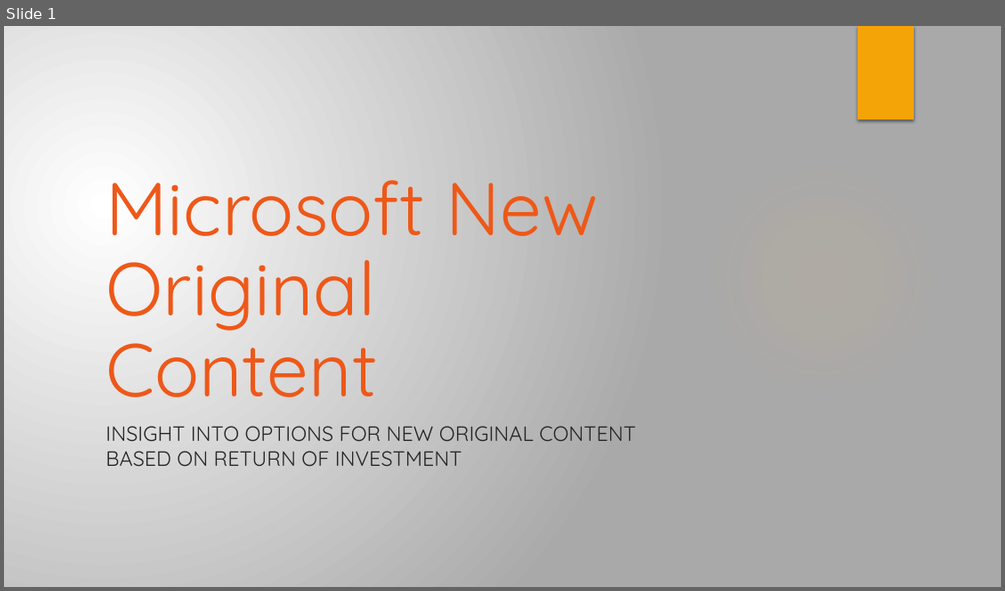
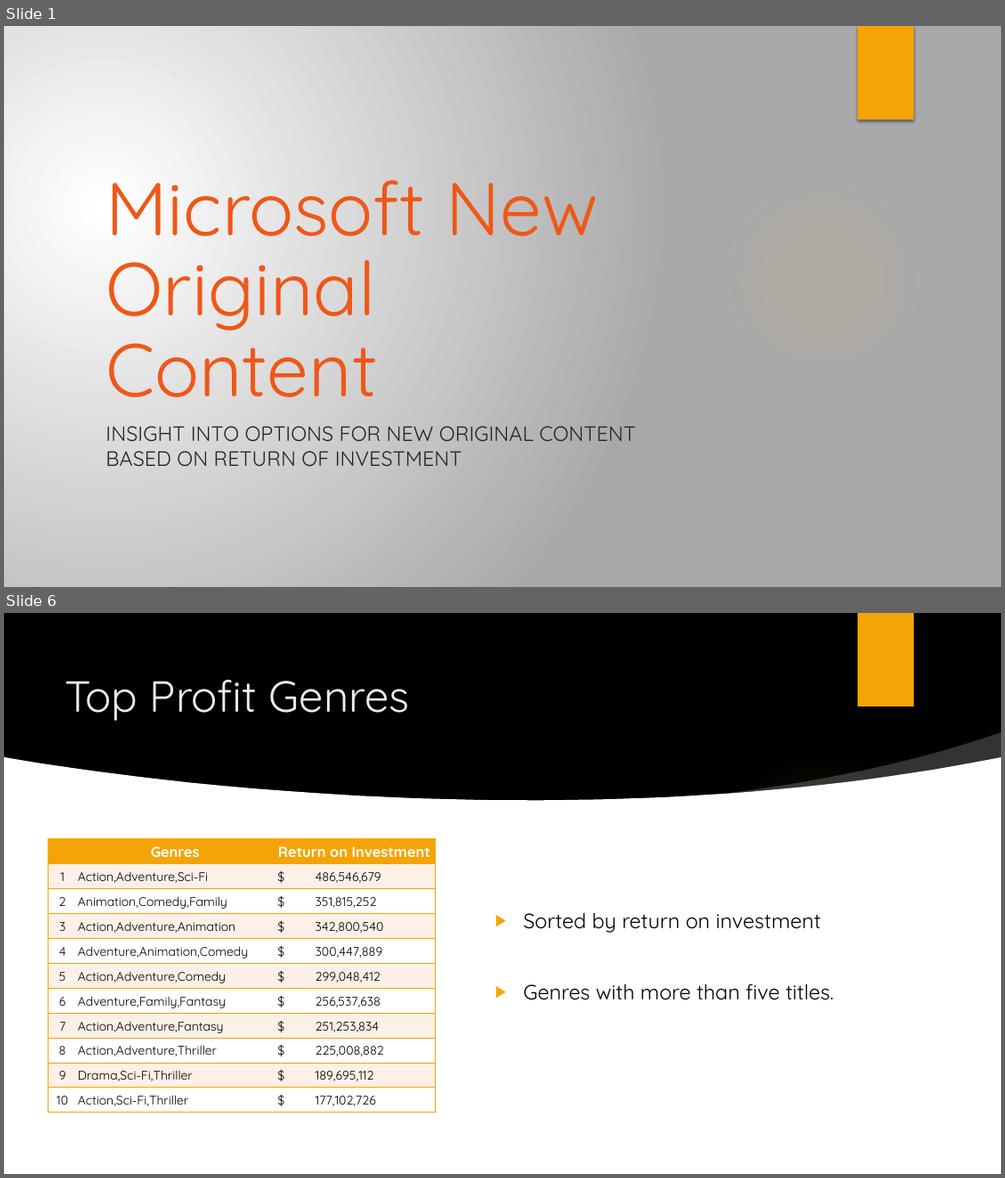
Before and after one commit to rustyb08/phase_1_project, a slide deck: Microsoft Original Content (Phase 1 Project).pptx. Shown one above the other, each under a label of ours: slide 1 before the commit, slides 1 and 6 after it; the slides between them are not shown. The pictures are 1005x591 and 1005x1178 pixels, drawn with LibreOffice and Linux fonts; fonts in the diff are those of the drawing; background and template pictures are left out. Boxes give left, top, right and bottom in pixels: in the first picture for what was removed or moved away, otherwise in the second. Text is boxed around its words. In the diff, an @@ line names an element or a change of style, - is before the commit and + after.

```diff
--- a/Microsoft Original Content (Phase 1 Project).pptx
+++ b/Microsoft Original Content (Phase 1 Project).pptx
@@ slide 6 added at [4,613,1001,1174], background picture (left out); not listed: 2 template elements that a slide beside it also shows @@
@@ title added at [65,680,410,721], 42 pt, text #EBEBEB @@
+Top Profit Genres
@@ freeform shape added at [718,732,1001,800], fill #FFFFFF at 20% opacity @@
@@ freeform shape added at [4,757,1001,986], fill #FFFFFF @@
@@ table added at [48,839,436,1112], 11 rows, 3 columns @@
+ | Genres | Return on Investment
+1 | Action,Adventure,Sci-Fi | $ 486,546,679
+2 | Animation,Comedy,Family | $ 351,815,252
+3 | Action,Adventure,Animation | $ 342,800,540
+4 | Adventure,Animation,Comedy | $ 300,447,889
+5 | Action,Adventure,Comedy | $ 299,048,412
+6 | Adventure,Family,Fantasy | $ 256,537,638
+7 | Action,Adventure,Fantasy | $ 251,253,834
+8 | Action,Adventure,Thriller | $ 225,008,882
+9 | Drama,Sci-Fi,Thriller | $ 189,695,112
+10 | Action,Sci-Fi,Thriller | $ 177,102,726
@@ text added at [523,912,833,1000], 20 pt, text #000000 @@
+▶ Sorted by return on investment
+▶ Genres with more than five titles.
@@ rectangle added at [4,933,1001,1174], fill #FFFFFF @@
```
Also in this commit, not shown: 3 slides changed, 2 other slides added, 1 other file.
